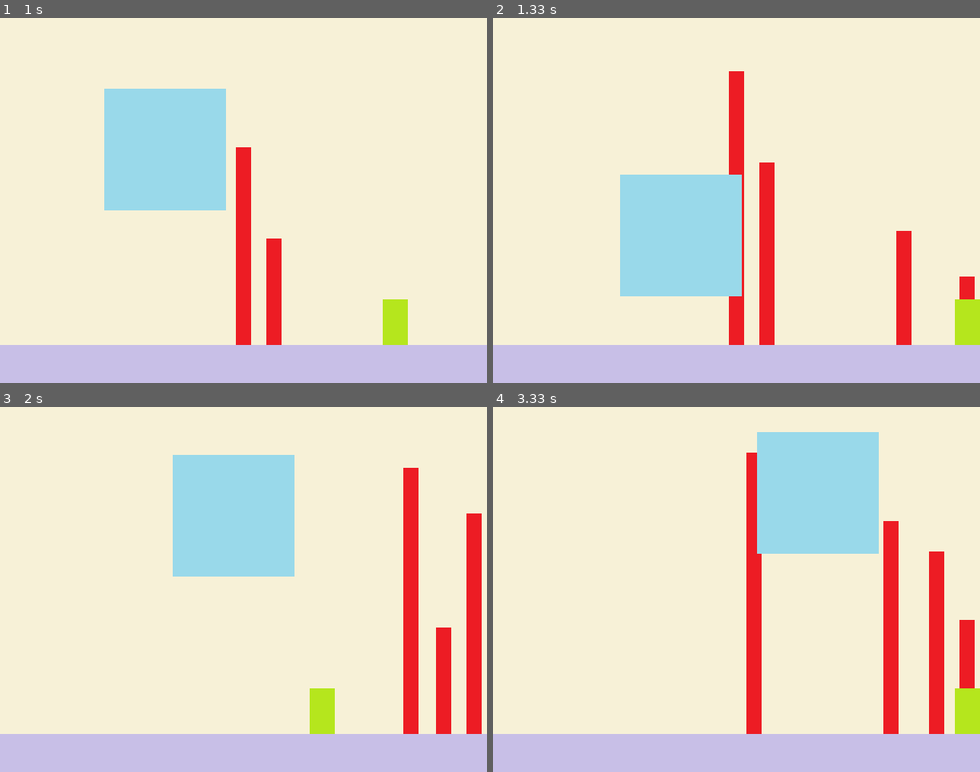
Above: before the commit, frames 1-4 (two rows, left to right).
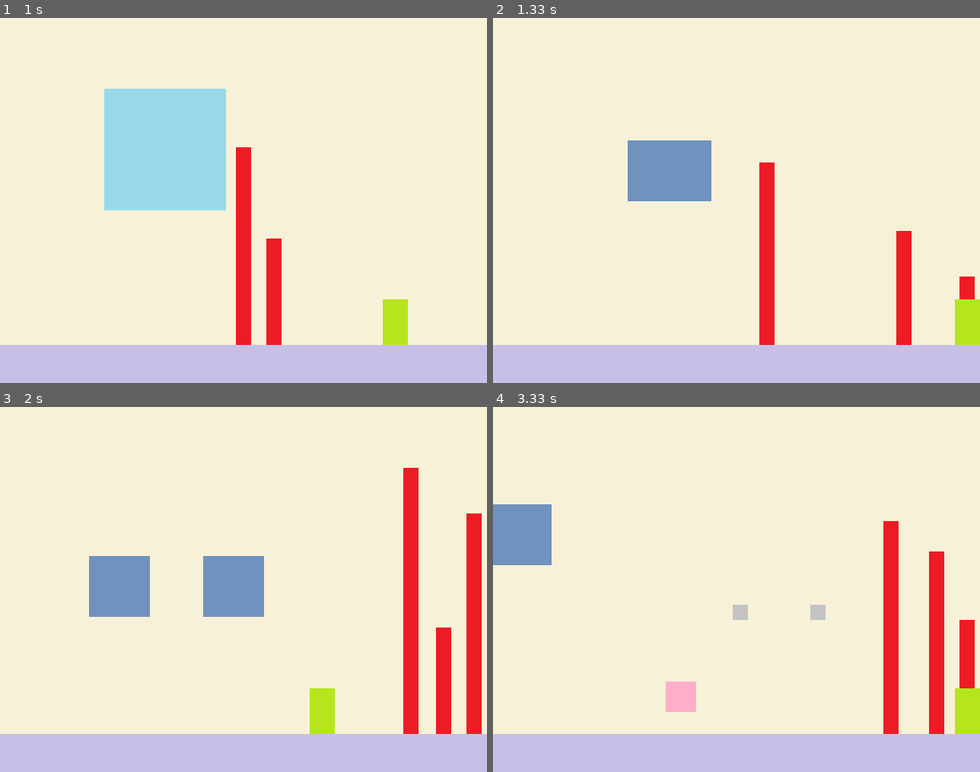
Above: after the commit, the same moments.

Repository: bnheey/Python_Project
Game: pygame game, started from pygame_project/split_balloon_game.py
The game is run twice, just before and just after one commit, with the same random seed, the same clock (stepped at 60 frames per second) and the same inputs.
Inputs:
- Up to frame 1 (1 s): tap Space at 0.33, 0.73 s; hold Right from 0.67 s (still down)
- Up to frame 2 (1.33 s): tap Space at 1.03, 1.23 s; release Right at 1.13 s; hold Right from 1.17 s (still down)
- Up to frame 3 (2 s): tap Space at 1.53, 1.73 s; release Right at 1.63 s; hold Left from 1.67 s (still down)
- Up to frame 4 (3.33 s): tap Space at 2.03, 2.3, 2.6, 2.73, 3.03 s; release Left at 2.2 s; hold Right 2.23-2.63 s; hold Right 2.67-3.3 s

Frame 1 is identical in both runs. In frame 2, 11% of the frame differs, in the area x 26-52%, y 14-90%; in frame 3, 12%; in frame 4, 13%, in the area x 0-80%, y 6-90%.

Commit message:
무기, 캐릭터, 공 충돌처리

Diff:
--- a/pygame_project/split_balloon_game.py
+++ b/pygame_project/split_balloon_game.py
@@ -94,6 +94,10 @@
     "to_y": -6,  # y축 이동 방향
     "init_speed_y": balloon_speed_y[0]  # y 최초 속도
 })
+
+# 사라질 무기와 공 정보 저장 변수
+weapon_to_remove = -1
+ballons_to_remove = -1
 
 running = True
 while running:
@@ -158,6 +162,78 @@
 
     # 4. 충돌 처리
 
+    # 캐릭터 rect 정보 업데이트
+    character_rect = character.get_rect()
+    character_rect.left = character_x_pos
+    character_rect.top = character_y_pos
+
+    for balloon_idx, balloon_val in enumerate(balloons):
+        balloon_pos_x = balloon_val["pos_x"]
+        balloon_pos_y = balloon_val["pos_y"]
+        balloon_img_idx = balloon_val["img_idx"]
+
+        # 공 rect 정보 업데이트
+        balloon_rect = balloon_images[balloon_img_idx].get_rect()
+        balloon_rect.left = balloon_pos_x
+        balloon_rect.top = balloon_pos_y
+
+        # 공과 캐릭터 충돌 처리
+        if character_rect.colliderect(balloon_rect):
+            running = False
+            break
+
+        # 공과 무기들 충돌 처리
+        for weapon_idx, weapon_val in enumerate(weapons):
+            weapon_x_pos = weapon_val[0]
+            weapon_y_pos = weapon_val[1]
+
+            # 무기 rect 정보 업데이트
+            weapon_rect = weapon.get_rect()
+            weapon_rect.left = weapon_x_pos
+            weapon_rect.top = weapon_y_pos
+
+            # 충돌 체크
+            if weapon_rect.colliderect(balloon_rect):
+                weapon_to_remove = weapon_idx  # 해당 무기를 없애기 위한 값 설정
+                ballons_to_remove = balloon_idx  # 해당 풍선을 없애기 위한 값 설정
+
+                if balloon_img_idx < 3:
+                    # 현재 공 크기 정보를 가지고 옴
+                    balloon_width = balloon_rect.size[0]
+                    balloon_height = balloon_rect.size[1]
+
+                    # 나눠진 공 정보
+                    small_balloon_rect = balloon_images[balloon_img_idx+1].get_rect()
+                    small_balloon_width = small_balloon_rect.size[0]
+                    small_balloon_height = small_balloon_rect.size[1]
+                    # 왼쪽으로 튕겨나가는 작은 공
+                    balloons.append({
+                        "pos_x": balloon_pos_x + (balloon_width / 2) - (small_balloon_width /2),  # 풍선의 x 좌표
+                        "pos_y": balloon_pos_y + (balloon_height/2) - (small_balloon_height/2),  # 풍선의 y좌표
+                        "img_idx": balloon_img_idx + 1,
+                        "to_x": -3,  # x축 이동 방향
+                        "to_y": -6,  # y축 이동 방향
+                        "init_speed_y": balloon_speed_y[balloon_img_idx + 1]  # y 최초 속도
+                    })
+                    # 오른쪽으로 튕겨나가는 작은 공
+                    balloons.append({
+                        "pos_x": balloon_pos_x + (balloon_width / 2) - (small_balloon_width /2),  # 풍선의 x 좌표
+                        "pos_y":  balloon_pos_y + (balloon_height/2) - (small_balloon_height/2),  # 풍선의 y좌표
+                        "img_idx": balloon_img_idx + 1,
+                        "to_x": +3,  # x축 이동 방향
+                        "to_y": -6,  # y축 이동 방향
+                        "init_speed_y": balloon_speed_y[balloon_img_idx  + 1]
+                    })
+                break
+
+    if ballons_to_remove > -1:
+        del balloons[ballons_to_remove]
+        ballons_to_remove = -1
+
+    if weapon_to_remove > -1:
+        del weapons[weapon_to_remove]
+        weapon_to_remove = -1
+
     # 5. 화면에 그리기 - screen.blit
     screen.blit(background, (0, 0))
     for weapon_x_pos, weapon_y_pos in weapons:
